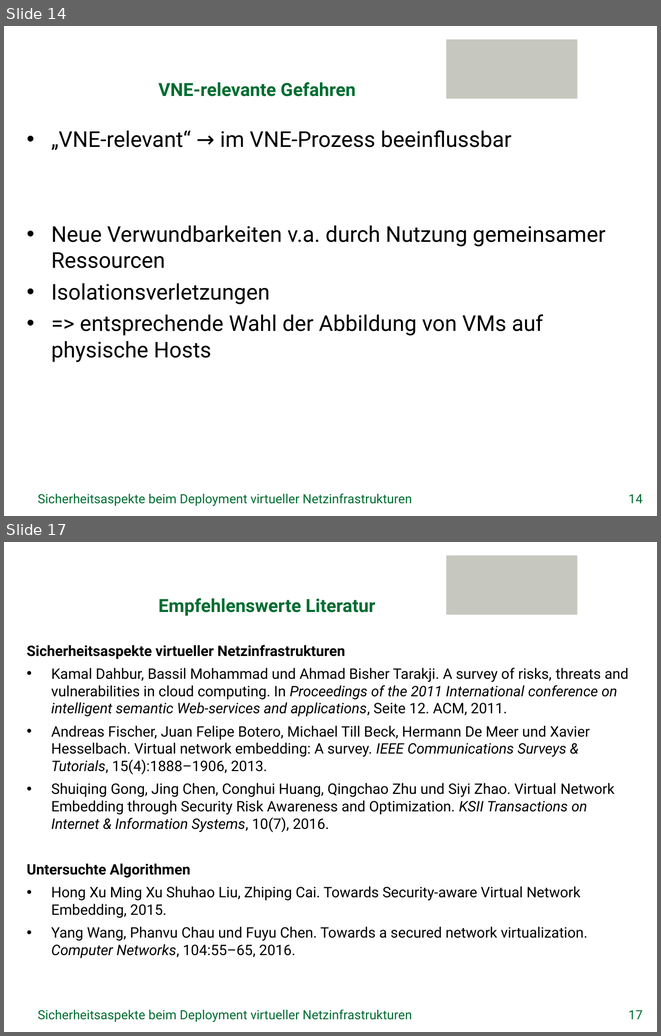
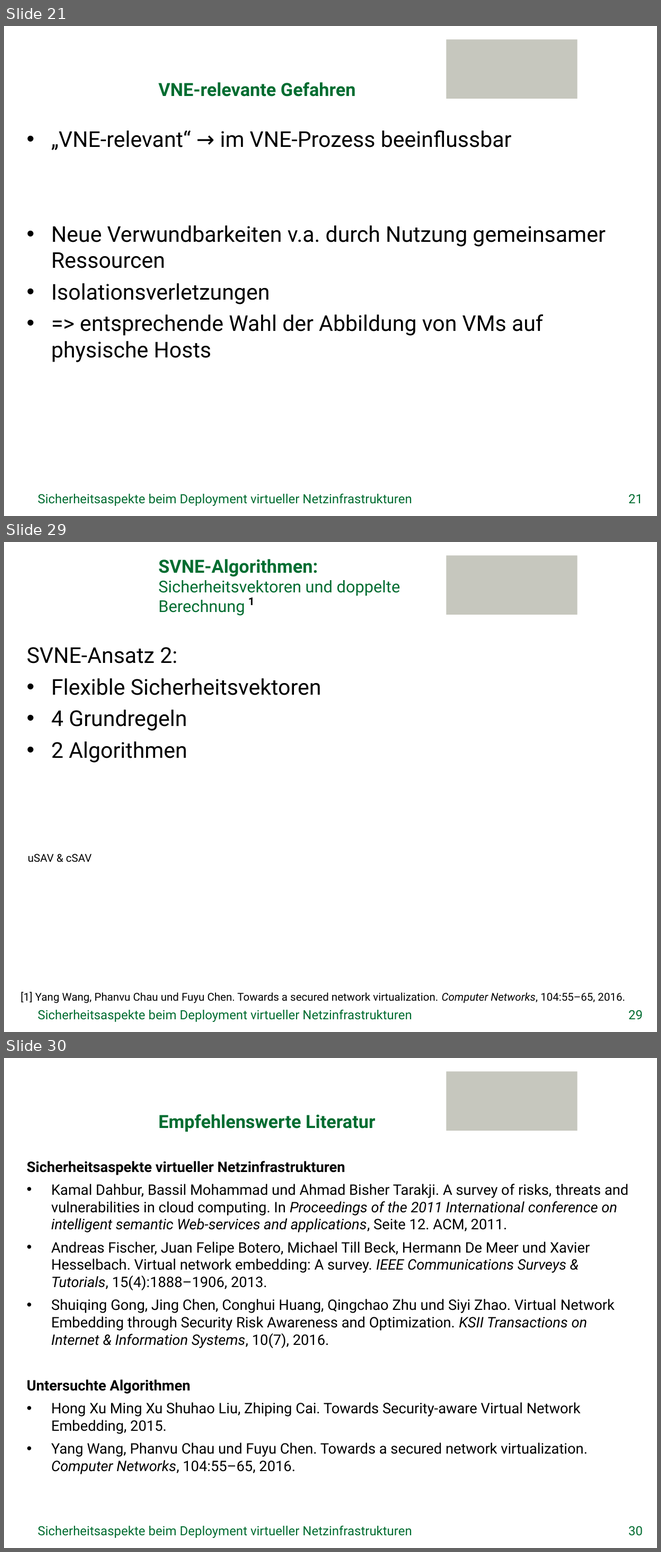
Before and after one commit to GeGroe/timvs, a slide deck: Referat/PowerPoint/TimvS_SVNE.pptx. Shown one above the other, each under a label of ours: slides 14 and 17 before the commit, slides 21, 29 and 30 after it; the slides between them are not shown. The pictures are 661x1036 and 661x1552 pixels, drawn with LibreOffice and Linux fonts; fonts in the diff are those of the drawing; background and template pictures are left out. Boxes give left, top, right and bottom in pixels: in the first picture for what was removed or moved away, otherwise in the second. Text is boxed around its words. In the diff, an @@ line names an element or a change of style, - is before the commit and + after.

```diff
--- a/Referat/PowerPoint/TimvS_SVNE.pptx
+++ b/Referat/PowerPoint/TimvS_SVNE.pptx
@@ slide 29 added at [4,542,657,1032], background picture (left out); not listed: 1 template element that a slide beside it also shows @@
@@ title added at [158,559,400,616], 18 pt, text #006C30 @@
+SVNE-Algorithmen:
+Sicherheitsvektoren und doppelte Berechnung
@@ text added at [248,597,255,605], 12 pt, text #000000, bold @@
+1
@@ text added at [27,647,321,762], 24 pt, text #000000 @@
+SVNE-Ansatz 2:
+• Flexible Sicherheitsvektoren
+• 4 Grundregeln
+• 2 Algorithmen
@@ text added at [28,854,91,862], 12 pt, text #000000 @@
+uSAV & cSAV
@@ text added at [20,991,625,1003], 12 pt, text #000000 @@
+[1] Yang Wang, Phanvu Chau und Fuyu Chen. Towards a secured network virtualization. Computer Networks, 104:55–65, 2016.
@@ text added at [38,1009,412,1022], 14 pt, text #006C30 @@
+Sicherheitsaspekte beim Deployment virtueller Netzinfrastrukturen
@@ page number added at [628,1009,643,1019], 14 pt, text #006C30 @@
+29
@@ what was slide 14 is now slide 21 @@
@@ page number at [628,493,643,503]: text changed @@
-14
+21
@@ what was slide 17 is now slide 30 @@
@@ page number at [628,1525,643,1536]: text changed @@
-17
+30
```
Also in this commit, not shown: 3 slides changed, 12 other slides added, 1 other file.
